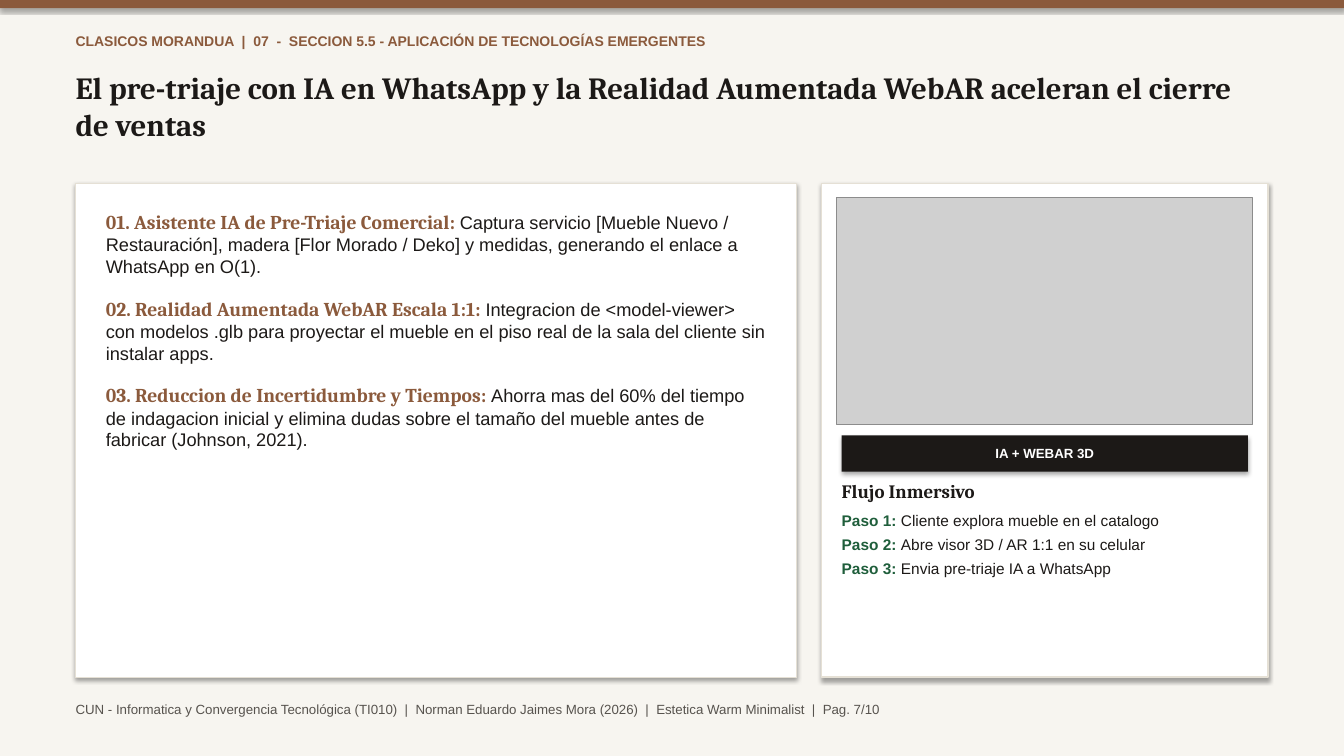
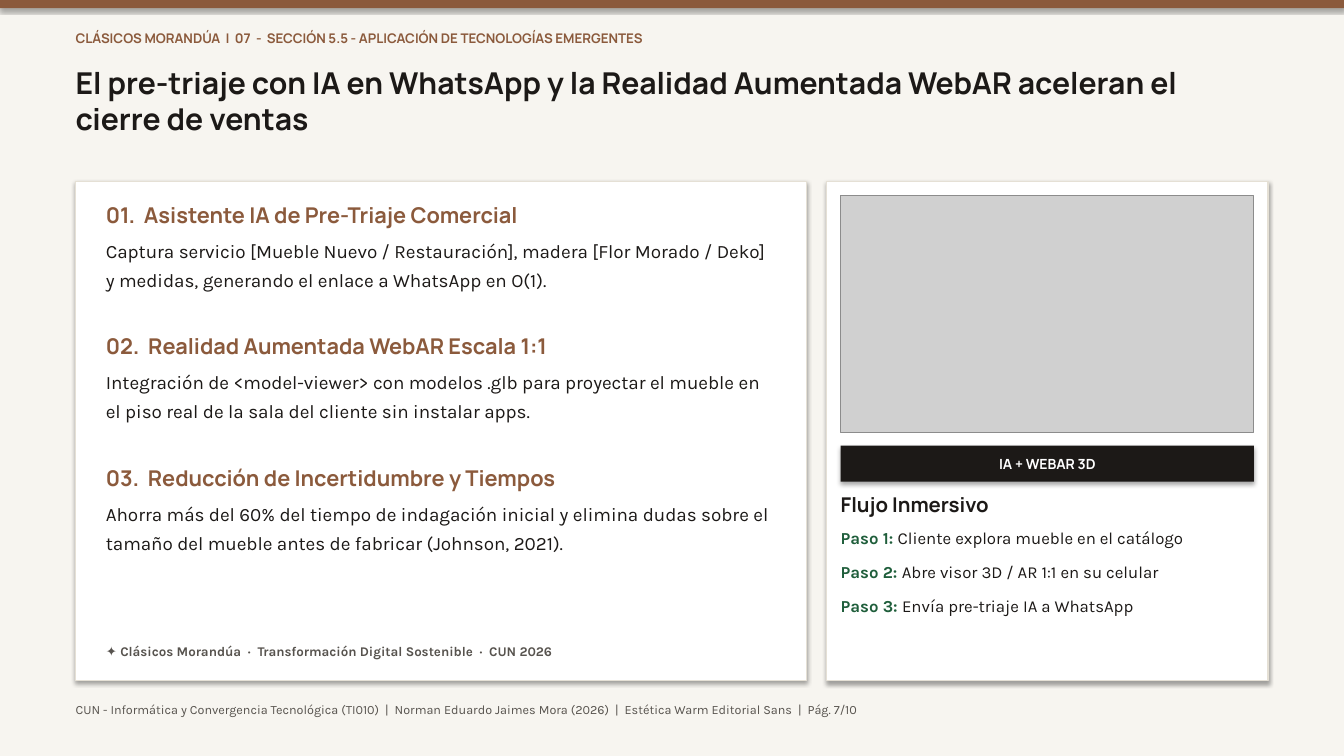
Before and after one commit to TheNormanJames/CUN-Informatica-y-convergencia, a slide deck: slide 7 of docs/ProyectoFinal_Norman_Jaimes.pptx. Drawn at 1344x756 pixels with LibreOffice and Linux fonts; fonts in the diff are those of the drawing; grey boxes stand for pictures. Boxes give left, top, right and bottom in pixels: in the first picture for what was removed or moved away, otherwise in the second. Text is boxed around its words. In the diff, an @@ line names an element or a change of style, - is before the commit and + after.

Commit message:
feat(design-system): enforce sans-serif Outfit/Plus Jakarta Sans, fix slide spacings and proportional image cropping

```diff
--- a/docs/ProyectoFinal_Norman_Jaimes.pptx
+++ b/docs/ProyectoFinal_Norman_Jaimes.pptx
@@ text at (x1=76, y1=30, x2=642, y2=43): text changed; size 10 to 9.5 pt; font Arial to Manrope @@
-CLASICOS MORANDUA | 07 - SECCION 5.5 - APLICACIÓN DE TECNOLOGÍAS EMERGENTES
+CLÁSICOS MORANDÚA | 07 - SECCIÓN 5.5 - APLICACIÓN DE TECNOLOGÍAS EMERGENTES
@@ text "El pre-triaje con IA en ..." at (x1=76, y1=72, x2=1177, y2=131): size 22 to 21.5 pt, font Cambria to Manrope @@
@@ rectangle resized from (x1=76, y1=184, x2=797, y2=678) to (x1=76, y1=181, x2=807, y2=681) @@
@@ text at (x1=106, y1=207, x2=768, y2=552): text changed; size 13 to 13.5 pt; font Arial to Karla @@
-01. Asistente IA de Pre-Triaje Comercial: Captura servicio [Mueble Nuevo / Restauración], madera [Flor Morado / Deko] y medidas, generando el enlace a WhatsApp en O(1).
-02. Realidad Aumentada WebAR Escala 1:1: Integracion de <model-viewer> con modelos .glb para proyectar el mueble en el piso real de la sala del cliente sin instalar apps.
-03. Reduccion de Incertidumbre y Tiempos: Ahorra mas del 60% del tiempo de indagacion inicial y elimina dudas sobre el tamaño del mueble antes de fabricar (Johnson, 2021).
+01. Asistente IA de Pre-Triaje Comercial
+Captura servicio [Mueble Nuevo / Restauración], madera [Flor Morado / Deko] y medidas, generando el enlace a WhatsApp en O(1).
+02. Realidad Aumentada WebAR Escala 1:1
+Integración de <model-viewer> con modelos .glb para proyectar el mueble en el piso real de la sala del cliente sin instalar apps.
+03. Reducción de Incertidumbre y Tiempos
+Ahorra más del 60% del tiempo de indagación inicial y elimina dudas sobre el tamaño del mueble antes de fabricar (Johnson, 2021).
@@ rectangle resized from (x1=822, y1=184, x2=1268, y2=678) to (x1=827, y1=181, x2=1268, y2=681) @@
@@ picture resized from (x1=837, y1=198, x2=1253, y2=424) to (x1=841, y1=196, x2=1254, y2=433) @@
@@ rectangle "IA + WEBAR 3D" resized from (x1=842, y1=436, x2=1248, y2=472) to (x1=841, y1=446, x2=1254, y2=482) @@
@@ rectangle "IA + WEBAR 3D" at (x1=841, y1=446, x2=1254, y2=482): size 9.5 to 10 pt, font Arial to Manrope @@
@@ text at (x1=841, y1=497, x2=1158, y2=579): size 13.5 to 14.5 pt, font Cambria to Manrope in "Flujo Inmersivo"; size 11 to 12 pt, font Arial to Karla in "Paso 2: Abre visor 3D / AR ..."; more space between paragraphs @@
@@ text "Flujo Inmersivo" moved from (x1=842, y1=485, x2=1159, y2=577) to (x1=841, y1=497, x2=1183, y2=616) @@
@@ text at (x1=841, y1=531, x2=1183, y2=548): text changed; size 11 to 12 pt; font Arial to Karla @@
-Paso 1: Cliente explora mueble en el catalogo
+Paso 1: Cliente explora mueble en el catálogo
@@ text at (x1=841, y1=599, x2=1134, y2=616): text changed; size 11 to 12 pt; font Arial to Karla @@
-Paso 3: Envia pre-triaje IA a WhatsApp
+Paso 3: Envía pre-triaje IA a WhatsApp
@@ text added at (x1=120, y1=645, x2=553, y2=660), 9.5 pt, text #57534E, bold @@
+✦ Clásicos Morandúa · Transformación Digital Sostenible · CUN 2026
@@ text at (x1=76, y1=704, x2=857, y2=717): text changed; size 9.5 to 9 pt; font Arial to Karla @@
-CUN - Informatica y Convergencia Tecnológica (TI010) | Norman Eduardo Jaimes Mora (2026) | Estetica Warm Minimalist | Pag. 7/10
+CUN - Informática y Convergencia Tecnológica (TI010) | Norman Eduardo Jaimes Mora (2026) | Estética Warm Editorial Sans | Pág. 7/10
```
Also in this commit, not shown: 9 other slides changed, 7 other files.
